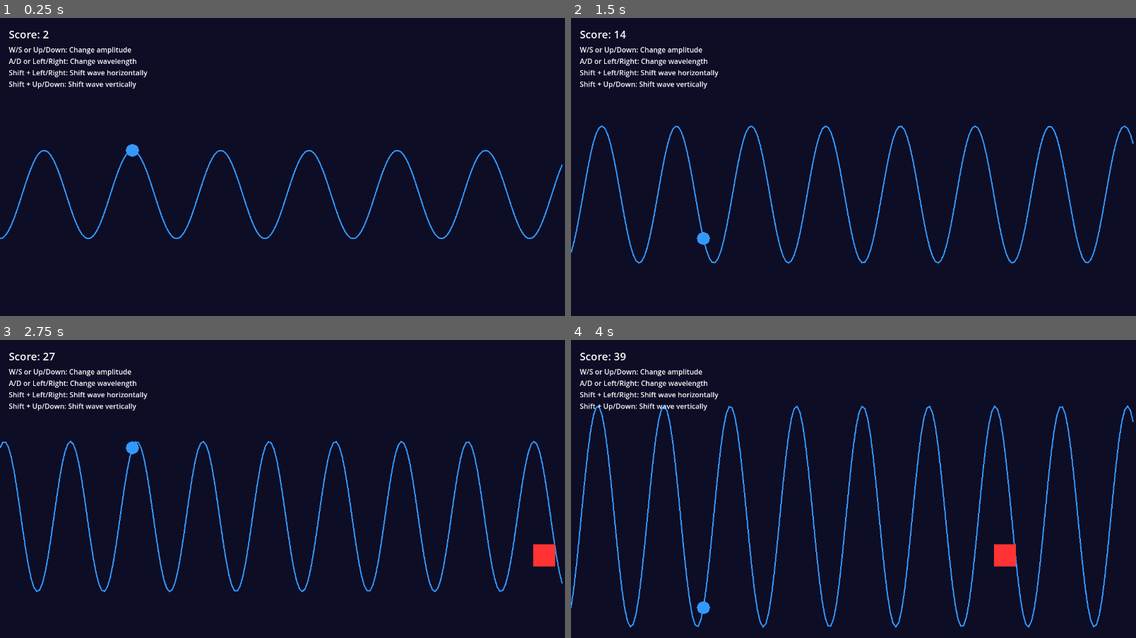
Above: before the commit, frames 1-4 (two rows, left to right).
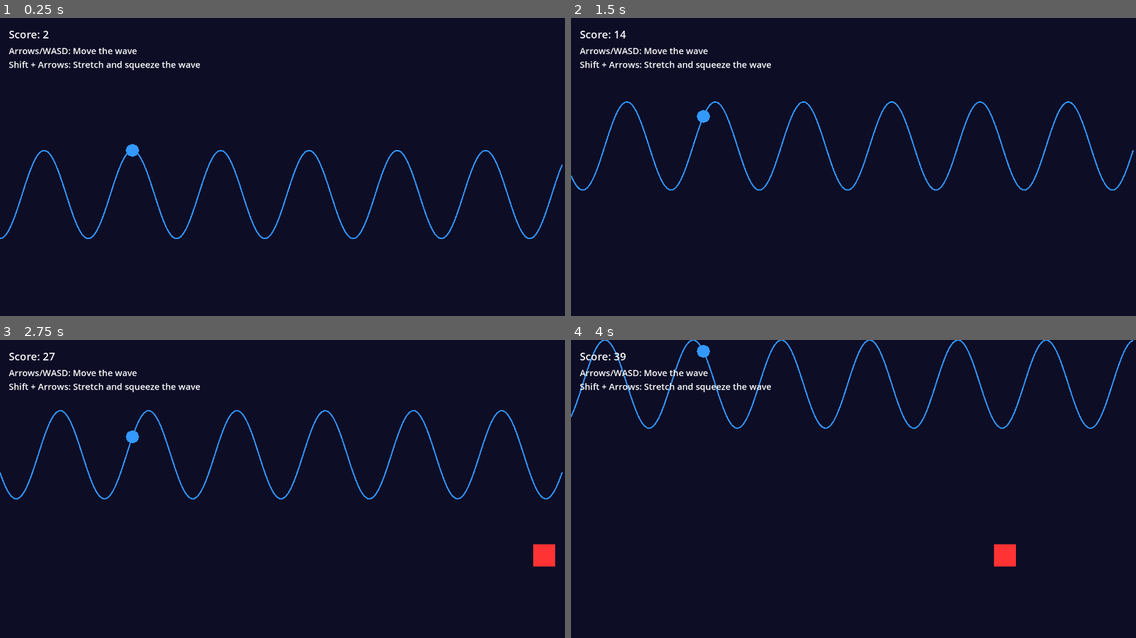
Above: after the commit, the same moments.

Repository: willist/sine-game
Game: Godot game, scene res://main.tscn
Two runs of this game, one before a commit and one after it. Both use one fixed random seed, a clock stepped at 60 frames per second and the inputs below.
Inputs:
- Up to frame 1 (0.25 s): no input
- Up to frame 2 (1.5 s): hold W (move_up) 0.53-1.28 s; hold A (decrease_wavelength) 0.53-1.28 s; tap D (increase_wavelength) at 0.8, 1.35 s; hold S (move_down) from 1.28 s (still down)
- Up to frame 3 (2.75 s): tap A (decrease_wavelength) at 1.55 s; release S (move_down) at 2.03 s; hold W (move_up) from 2.03 s (still down); hold A (decrease_wavelength) from 2.03 s (still down); tap D (increase_wavelength) at 2.3 s
- Up to frame 4 (4 s): release A (decrease_wavelength) at 2.78 s; tap D (increase_wavelength) at 2.85, 3.8 s; tap A (decrease_wavelength) at 3.05 s; release W (move_up) at 3.53 s; hold S (move_down) from 3.53 s (still down); hold Shift from 3.53 s (still down)

The runs differ from the first frame. In frame 1, 1.3% of the frame differs, in the area x 1-36%, y 9-24%; in frame 2, 4.8%; in frame 3, 5.2%; in frame 4, 6.3%, in the area x 0-100%, y 0-97%.

Commit message:
feat: flip controls and improve instructions
- Default controls now move the wave (arrows/WASD)
- Shift + arrows now stretch and squeeze the wave
- Update instructions to be more game-y and user-friendly
- Increase instruction text size to 20pt

Diff:
--- a/main.tscn
+++ b/main.tscn
@@ -35,9 +35,8 @@
 offset_top = 60.0
 offset_right = 500.0
 offset_bottom = 180.0
-text = "W/S or Up/Down: Change amplitude
-A/D or Left/Right: Change wavelength
-Shift + Left/Right: Shift wave horizontally
-Shift + Up/Down: Shift wave vertically"
+theme_override_font_sizes/font_size = 20
+text = "Arrows/WASD: Move the wave
+Shift + Arrows: Stretch and squeeze the wave"
 
 [connection signal="timeout" from="ObstacleTimer" to="." method="_on_obstacle_timer_timeout"]
--- a/wave.gd
+++ b/wave.gd
@@ -47,44 +47,44 @@
 func handle_input(delta):
 	var shift_pressed = Input.is_key_pressed(KEY_SHIFT)
 
-	# Amplitude control (W/S or Up/Down) - only when shift is not pressed
-	if not shift_pressed:
-		if Input.is_action_pressed("move_up"):
-			amplitude = clamp(amplitude + amplitude_change_speed * delta, MIN_AMPLITUDE, MAX_AMPLITUDE)
-		if Input.is_action_pressed("move_down"):
-			amplitude = clamp(amplitude - amplitude_change_speed * delta, MIN_AMPLITUDE, MAX_AMPLITUDE)
+	# Shift + Up/Down: Amplitude control (stretch and squeeze)
+	if Input.is_action_pressed("slide_wave_up"):
+		amplitude = clamp(amplitude + amplitude_change_speed * delta, MIN_AMPLITUDE, MAX_AMPLITUDE)
+	if Input.is_action_pressed("slide_wave_down"):
+		amplitude = clamp(amplitude - amplitude_change_speed * delta, MIN_AMPLITUDE, MAX_AMPLITUDE)
 
 	# Clamp wave_y_position to keep wave on screen after amplitude changes
 	wave_y_position = clamp(wave_y_position, amplitude, screen_height - amplitude)
 
-	# Shift + Up/Down: Translate wave vertically
-	if Input.is_action_pressed("slide_wave_up"):
-		wave_y_position -= wave_y_speed * delta
-	if Input.is_action_pressed("slide_wave_down"):
-		wave_y_position += wave_y_speed * delta
+	# Up/Down: Translate wave vertically (move the wave)
+	if not shift_pressed:
+		if Input.is_action_pressed("move_up"):
+			wave_y_position -= wave_y_speed * delta
+		if Input.is_action_pressed("move_down"):
+			wave_y_position += wave_y_speed * delta
 
 	# Clamp wave_y_position to keep wave on screen
 	wave_y_position = clamp(wave_y_position, amplitude, screen_height - amplitude)
 
-	# Shift + Left/Right: Translate wave horizontally
+	# Shift + Left/Right: Wavelength control (stretch and squeeze)
+	var old_wavelength = wavelength
+
 	if Input.is_action_pressed("slide_wave_left"):
-		wave_offset += wave_speed * delta
+		wavelength = clamp(wavelength - wavelength_change_speed * delta, MIN_WAVELENGTH, MAX_WAVELENGTH)
 	if Input.is_action_pressed("slide_wave_right"):
-		wave_offset -= wave_speed * delta
+		wavelength = clamp(wavelength + wavelength_change_speed * delta, MIN_WAVELENGTH, MAX_WAVELENGTH)
 
-	# A/D or Left/Right: Wavelength control (anchored at surfer position) - only when shift is not pressed
+	# Adjust wave_offset to keep surfer at same phase position
+	if wavelength != old_wavelength:
+		var phase_at_surfer = (SURFER_X / old_wavelength + wave_offset / old_wavelength)
+		wave_offset = (phase_at_surfer - SURFER_X / wavelength) * wavelength
+
+	# Left/Right: Translate wave horizontally (move the wave)
 	if not shift_pressed:
-		var old_wavelength = wavelength
-
 		if Input.is_action_pressed("decrease_wavelength"):
-			wavelength = clamp(wavelength - wavelength_change_speed * delta, MIN_WAVELENGTH, MAX_WAVELENGTH)
+			wave_offset += wave_speed * delta
 		if Input.is_action_pressed("increase_wavelength"):
-			wavelength = clamp(wavelength + wavelength_change_speed * delta, MIN_WAVELENGTH, MAX_WAVELENGTH)
-
-		# Adjust wave_offset to keep surfer at same phase position
-		if wavelength != old_wavelength:
-			var phase_at_surfer = (SURFER_X / old_wavelength + wave_offset / old_wavelength)
-			wave_offset = (phase_at_surfer - SURFER_X / wavelength) * wavelength
+			wave_offset -= wave_speed * delta
 
 func generate_wave():
 	var points = PackedVector2Array()
